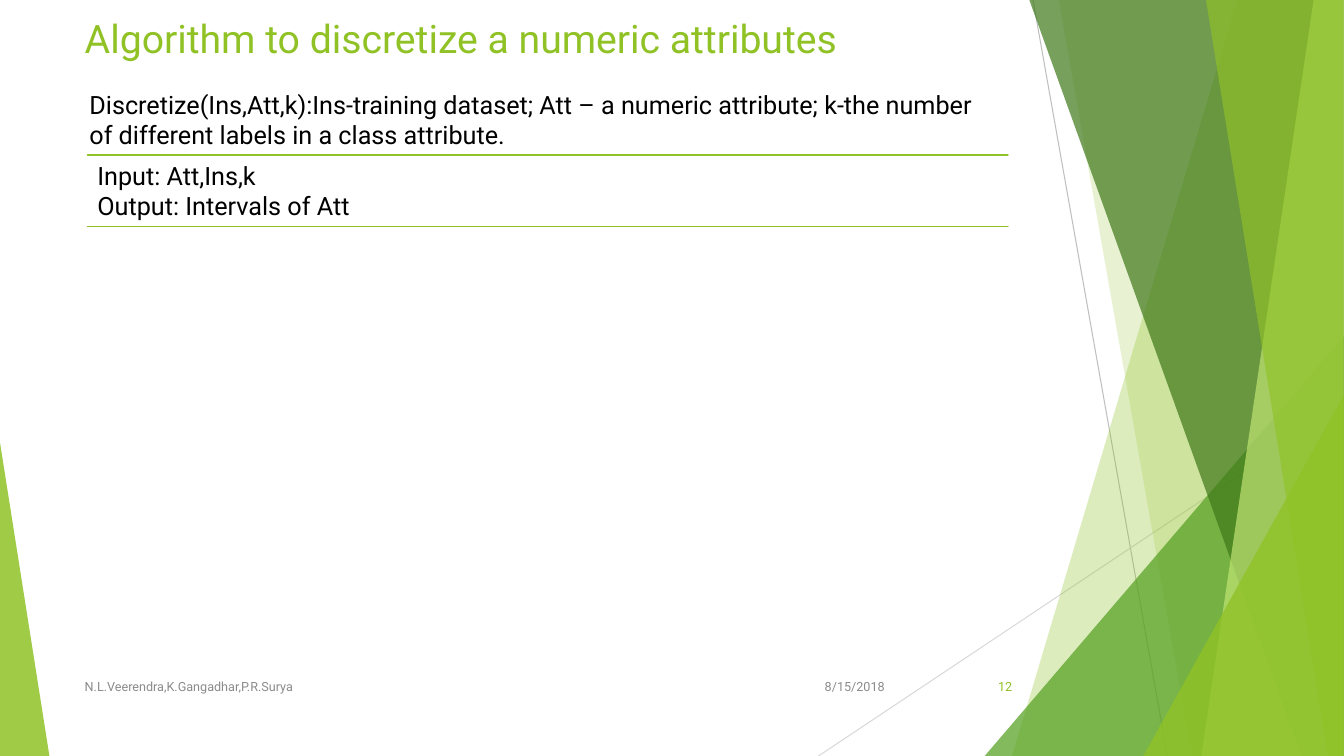
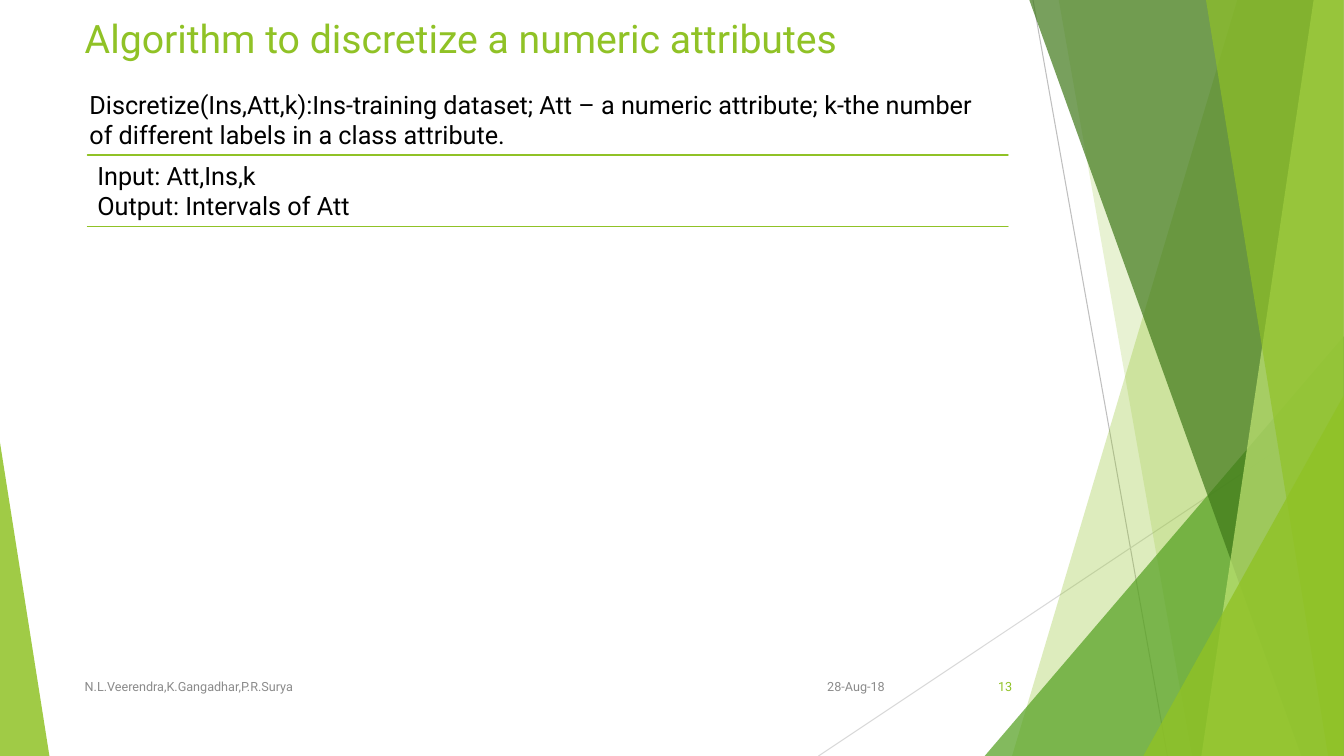
Before and after one commit to LakshmanNanisetti/MiniProject, a slide deck: slide 13 of Presentation/An improved Id3 algorithm for clinical data classification.pptx (slide 12 before the commit). Drawn at 1344x756 pixels with LibreOffice and Linux fonts; fonts in the diff are those of the drawing; grey boxes stand for pictures. Boxes give left, top, right and bottom in pixels: in the first picture for what was removed or moved away, otherwise in the second. Text is boxed around its words. In the diff, an @@ line names an element or a change of style, - is before the commit and + after.

```diff
--- a/Presentation/An improved Id3 algorithm for clinical data classification.pptx
+++ b/Presentation/An improved Id3 algorithm for clinical data classification.pptx
@@ text at bbox=[827, 682, 885, 694]: text changed @@
-8/15/2018
+28-Aug-18
@@ page number at bbox=[998, 682, 1012, 691]: text changed @@
-12
+13
```
Also in this commit, not shown: 16 other slides changed, 5 slides added, 1 other file.
